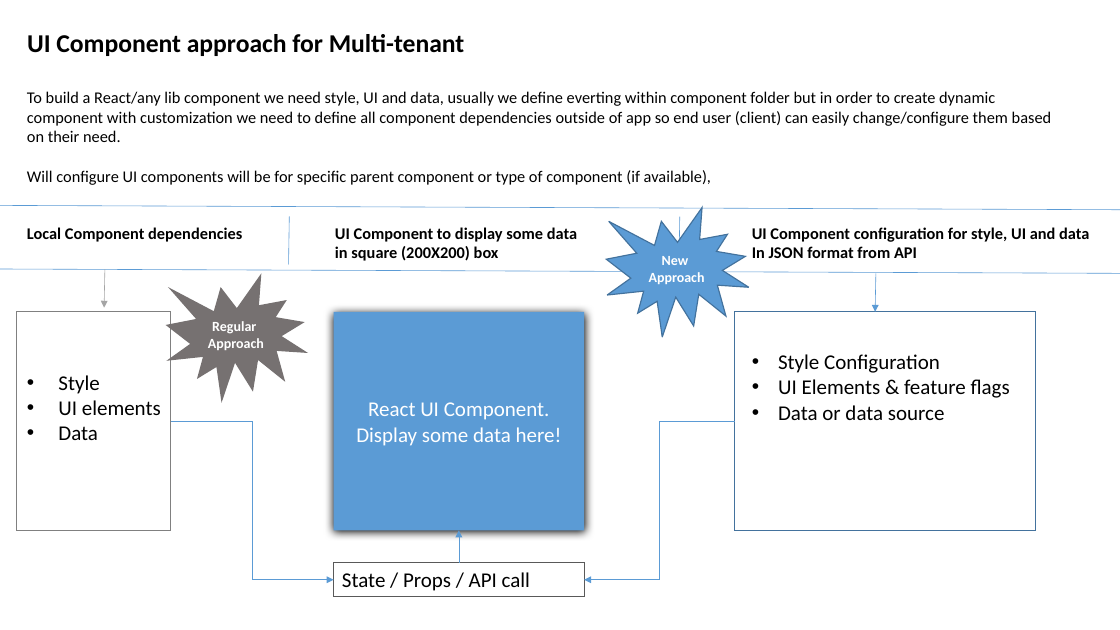
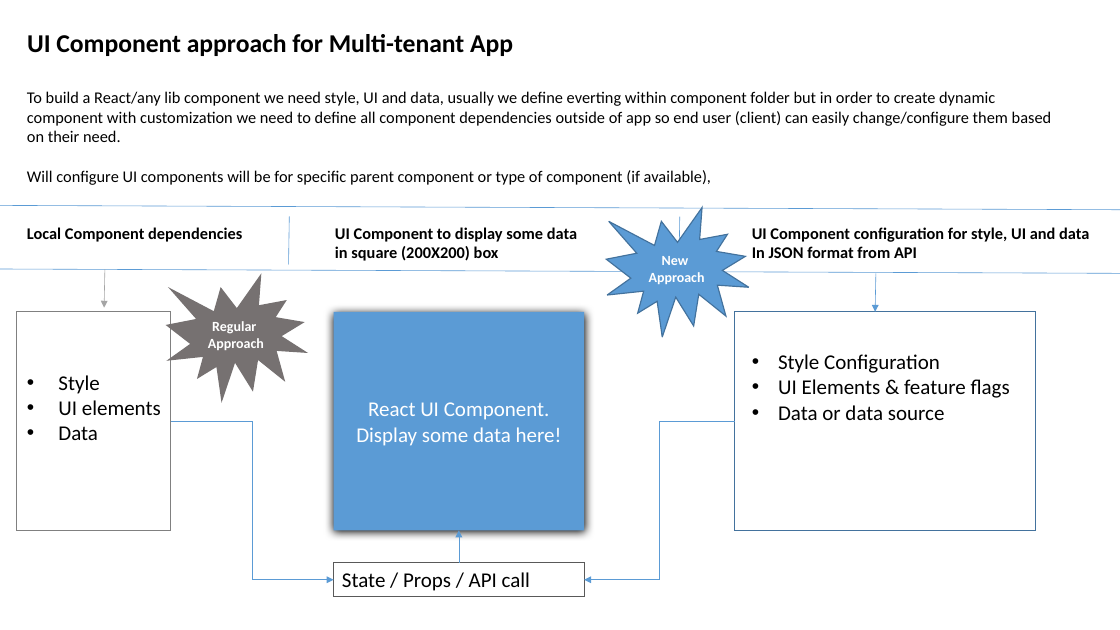
Before and after one commit to Sandeep821/Multi-Tenant-React-App, a slide deck: slide 7 of docs/MultiTenant App.pptx. Drawn at 1120x630 pixels with LibreOffice and Linux fonts; fonts in the diff are those of the drawing. Boxes give left, top, right and bottom in pixels: in the first picture for what was removed or moved away, otherwise in the second. Text is boxed around its words. In the diff, an @@ line names an element or a change of style, - is before the commit and + after.

Commit message:
adding updated ppt

```diff
--- a/docs/MultiTenant App.pptx
+++ b/docs/MultiTenant App.pptx
@@ title at [27,34,513,56]: text changed @@
-UI Component approach for Multi-tenant
+UI Component approach for Multi-tenant App
```
Also in this commit, not shown: 1 other slide changed.
